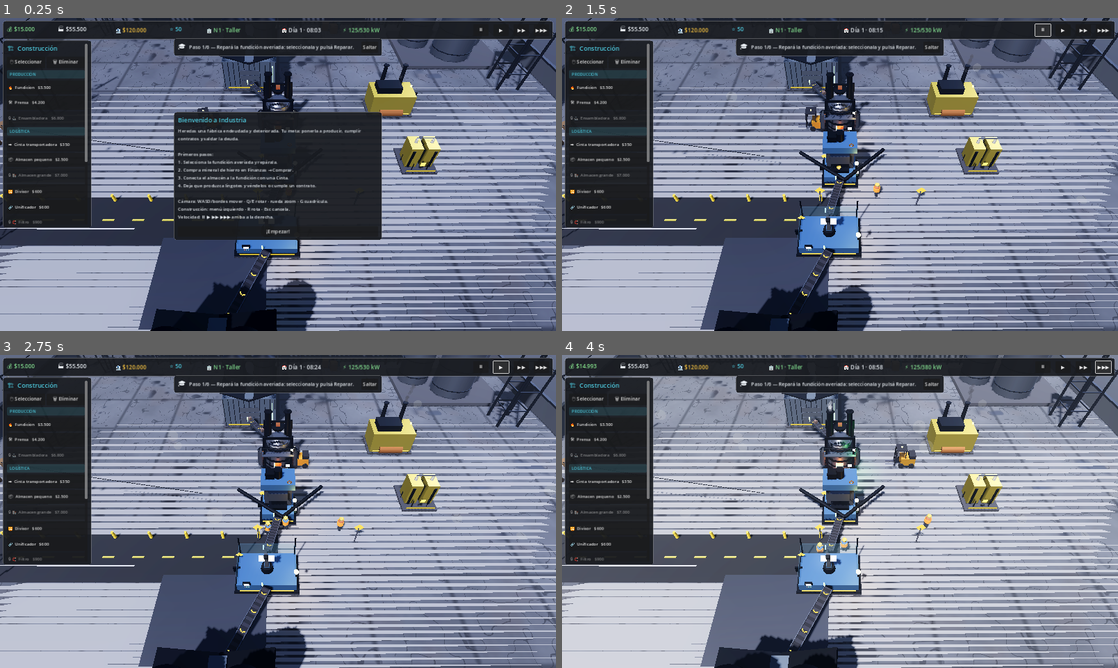
Above: before the commit, frames 1-4 (two rows, left to right).
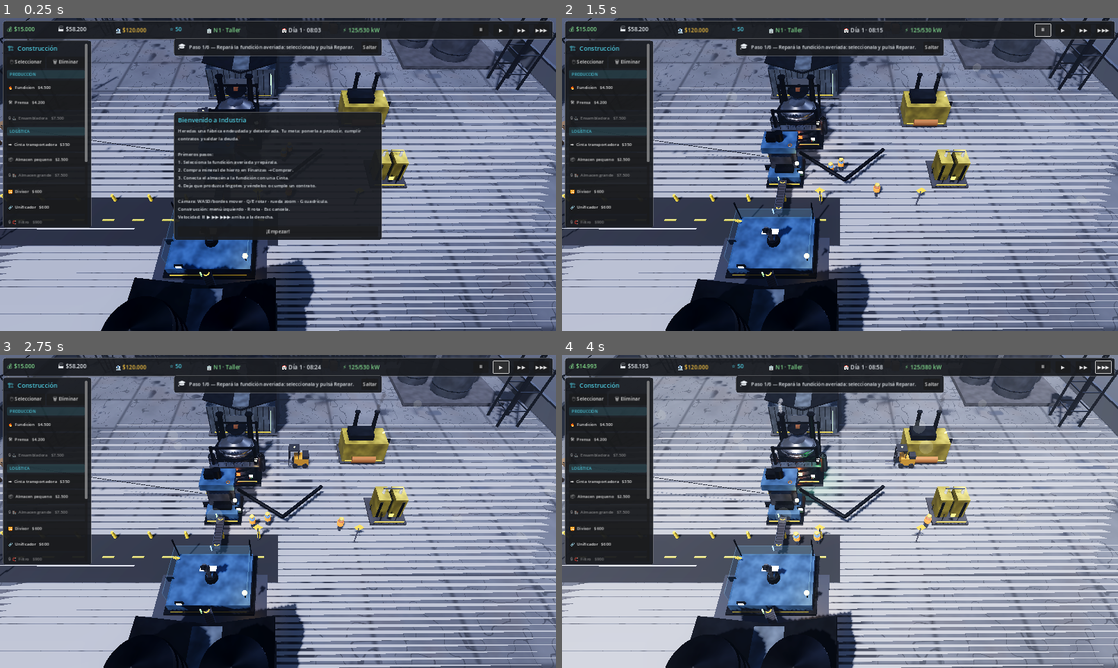
Above: after the commit, the same moments.

Repository: luckyvalentinaguirre-bot/Industria
Game: Godot game, scene res://scenes/main/main.tscn
The game is run twice, just before and just after one commit, with the same random seed, the same clock (stepped at 60 frames per second) and the same inputs.
Inputs:
- Up to frame 1 (0.25 s): no input
- Up to frame 2 (1.5 s): click "¡Empezar!" at 0.5 s; click "⏸" at 1.25 s
- Up to frame 3 (2.75 s): click "▶" at 2 s
- Up to frame 4 (4 s): click "▶▶" at 2.75 s; click "▶▶▶" at 3.5 s

The runs differ from the first frame. In frame 1, 11% of the frame differs, in the area x 7-100%, y 0-100%; in frame 2, 17%; in frame 3, 18%; in frame 4, 18%.

Commit message:
Escala y materiales: footprints mayores + pase de desgaste coherente
- Footprints más grandes para dar VOLUMEN (no sólo altura): fundición 2x2→3x3,
  ensambladora 3x2→4x3, almacén grande 4x4→5x5 (capacidad 2500). Los modelos
  se construyen relativos al grid, así ganan ancho automáticamente. Escenario
  inicial reposicionado con el nuevo tamaño y espacio de circulación entre
  estaciones (sin solapes, dentro del terreno construible).
- Pase de materiales con desgaste (spec §11/§26): una única textura de ruido
  triplanar compartida (IndKit) aplicada a acero, metal oscuro, carcasa y
  hormigón añade parches sutiles de suciedad/desgaste, rompiendo la planitud
  sin texturas pesadas ni coste alto (una sola textura para toda la escena).

Verificado: JSON válido, import limpio, escena principal sin errores y smoke
test 32/32 PASS.

Co-Authored-By: Claude Opus 4.8 <noreply@anthropic.com>
Claude-Session: https://claude.ai/code/session_01ETPkQhicRLbwGdXtkPoigV

Diff:
--- a/data/buildings/buildings.json
+++ b/data/buildings/buildings.json
@@ -26,9 +26,9 @@
     "large_storage": {
       "name": "Almacen grande",
       "category": "storage",
-      "size": [4, 4],
-      "cost": 7000,
-      "capacity": 2000
+      "size": [5, 5],
+      "cost": 7500,
+      "capacity": 2500
     },
     "workshop": {
       "name": "Taller de mantenimiento",
--- a/data/machines/machines.json
+++ b/data/machines/machines.json
@@ -4,8 +4,8 @@
     "smelter": {
       "name": "Fundicion",
       "category": "processing",
-      "size": [2, 2],
-      "cost": 3500,
+      "size": [3, 3],
+      "cost": 4500,
       "power": 40,
       "base_speed": 1.0,
       "recipes": ["smelt_iron", "smelt_copper", "recycle_scrap"]
@@ -22,8 +22,8 @@
     "assembler": {
       "name": "Ensambladora",
       "category": "manufacturing",
-      "size": [3, 2],
-      "cost": 6800,
+      "size": [4, 3],
+      "cost": 7500,
       "power": 55,
       "base_speed": 1.0,
       "recipes": ["make_industrial_part", "assemble_metal_piece", "assemble_industrial_comp", "assemble_motor"]
--- a/scripts/machines/industrial_kit.gd
+++ b/scripts/machines/industrial_kit.gd
@@ -11,18 +11,50 @@
 ## queda separado de la lógica (spec §16) y es fácil de sustituir por assets
 ## definitivos. Los constructores añaden hijos a un `parent` dado.
 
+# --- Desgaste compartido (grime/suciedad por triplanar, spec §11/§26) -------
+# Una única textura de ruido triplanar aplicada a los materiales grandes rompe
+# la planitud sin texturas pesadas: parches sutiles de suciedad/desgaste
+# coherentes en toda la escena (una sola textura, barata).
+static var _wear: NoiseTexture2D
+
+static func _wear_tex() -> NoiseTexture2D:
+	if _wear != null:
+		return _wear
+	var n := NoiseTexture2D.new()
+	n.width = 256
+	n.height = 256
+	n.seamless = true
+	var fn := FastNoiseLite.new()
+	fn.noise_type = FastNoiseLite.TYPE_SIMPLEX_SMOOTH
+	fn.frequency = 0.02
+	fn.fractal_octaves = 3
+	n.noise = fn
+	var grad := Gradient.new()
+	grad.set_color(0, Color(0.6, 0.58, 0.56))   # zonas de suciedad/desgaste
+	grad.set_color(1, Color(1.0, 1.0, 1.0))     # zonas limpias
+	n.color_ramp = grad
+	_wear = n
+	return _wear
+
+static func _apply_wear(m: StandardMaterial3D) -> StandardMaterial3D:
+	m.albedo_texture = _wear_tex()
+	m.uv1_triplanar = true
+	m.uv1_world_triplanar = true
+	m.uv1_scale = Vector3(0.11, 0.11, 0.11)
+	return m
+
 # --- Paleta de materiales (coherencia visual) -------------------------------
 static func steel() -> StandardMaterial3D:
-	return _m(Color(0.56, 0.58, 0.62), 0.38, 0.9)
+	return _apply_wear(_m(Color(0.56, 0.58, 0.62), 0.38, 0.9))
 
 static func dark_metal() -> StandardMaterial3D:
-	return _m(Color(0.13, 0.14, 0.16), 0.5, 0.85)
+	return _apply_wear(_m(Color(0.13, 0.14, 0.16), 0.5, 0.85))
 
 static func housing(color: Color) -> StandardMaterial3D:
-	return _m(color, 0.42, 0.6)
+	return _apply_wear(_m(color, 0.42, 0.6))
 
 static func concrete() -> StandardMaterial3D:
-	return _m(Color(0.24, 0.24, 0.26), 0.95, 0.0)
+	return _apply_wear(_m(Color(0.24, 0.24, 0.26), 0.95, 0.0))
 
 static func rubber() -> StandardMaterial3D:
 	return _m(Color(0.07, 0.07, 0.08), 0.9, 0.0)
--- a/scripts/world/world_manager.gd
+++ b/scripts/world/world_manager.gd
@@ -76,15 +76,15 @@
 	var g := GameManager.grid
 
 	# Eje central de la línea (columna X ~= centro del terreno construible).
-	var raw: Building = _place_building("large_storage", Vector2i(16, 8))     # materia prima (fondo)
-	var smelter: Machine = _place_machine("smelter", Vector2i(19, 15))
-	var press: Machine = _place_machine("press", Vector2i(19, 19))
-	var assembler: Machine = _place_machine("assembler", Vector2i(18, 23))
-	var out_store: Building = _place_building("large_storage", Vector2i(16, 28))  # productos (frente)
+	var raw: Building = _place_building("large_storage", Vector2i(15, 8))     # materia prima (fondo) 5x5
+	var smelter: Machine = _place_machine("smelter", Vector2i(16, 15))        # 3x3
+	var press: Machine = _place_machine("press", Vector2i(16, 19))            # 2x2
+	var assembler: Machine = _place_machine("assembler", Vector2i(15, 23))    # 4x3
+	var out_store: Building = _place_building("large_storage", Vector2i(15, 27)) # productos (frente) 5x5
 
 	# Energía propia a un lado.
-	var gen: Building = _place_building("generator", Vector2i(26, 13))
-	var sub: Building = _place_building("substation", Vector2i(27, 18))
+	var gen: Building = _place_building("generator", Vector2i(24, 14))
+	var sub: Building = _place_building("substation", Vector2i(25, 19))
 
 	# Recetas de la cadena hierro → lingote → placa → pieza metálica.
 	smelter.set_recipe("smelt_iron")
